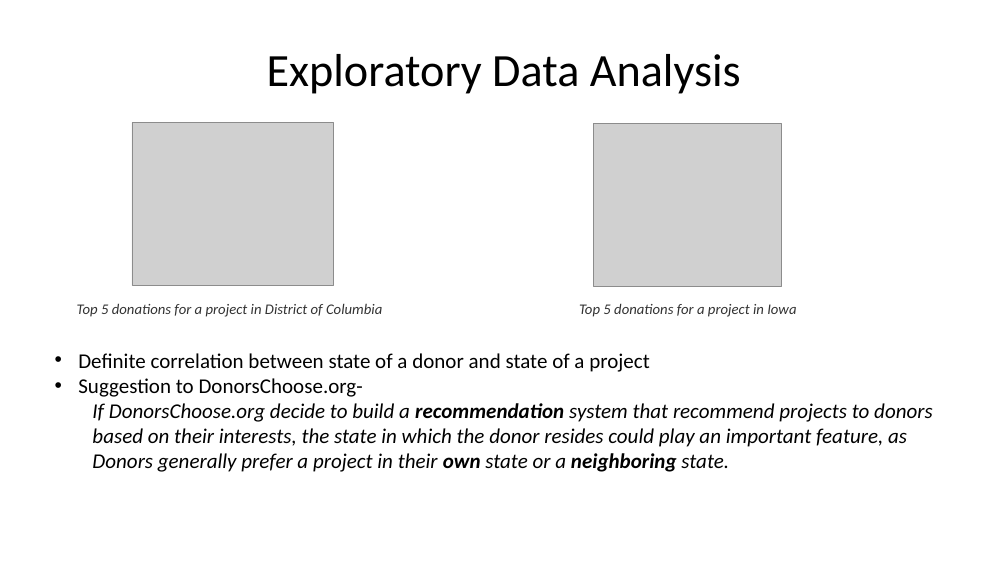
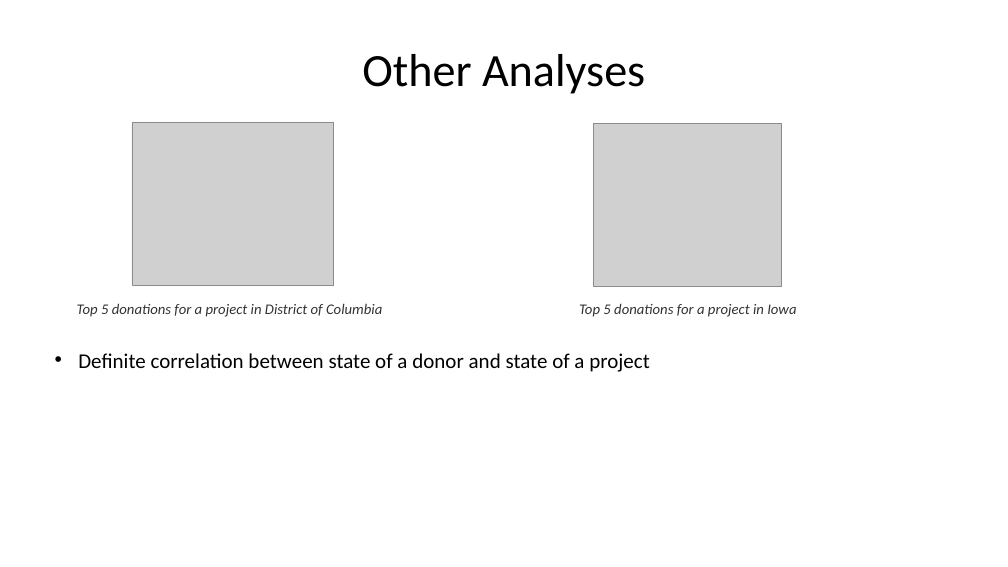
Before and after one commit to Naveed1842/data-science-intensive-2, a slide deck: slide 17 of Donor-Choose-Project/CapstoneProject_Slides.pptx (slide 11 before the commit). Drawn at 1008x567 pixels with LibreOffice and Linux fonts; fonts in the diff are those of the drawing; grey boxes stand for pictures. Boxes give left, top, right and bottom in pixels: in the first picture for what was removed or moved away, otherwise in the second. Text is boxed around its words. In the diff, an @@ line names an element or a change of style, - is before the commit and + after.

```diff
--- a/Donor-Choose-Project/CapstoneProject_Slides.pptx
+++ b/Donor-Choose-Project/CapstoneProject_Slides.pptx
@@ title at (362, 54, 645, 94): text changed @@
-Exploratory Data Analysis
+Other Analyses
@@ text at (78, 378, 933, 472): paragraphs removed @@
-• Suggestion to DonorsChoose.org-
-  If DonorsChoose.org decide to build a recommendation system that recommend projects to donors based on their interests, the state in which the donor resides could play an important feature, as Donors generally prefer a project in their own state or a neighboring state.
```
Also in this commit, not shown: 9 other slides changed, 1 slide added, 2 other files.
